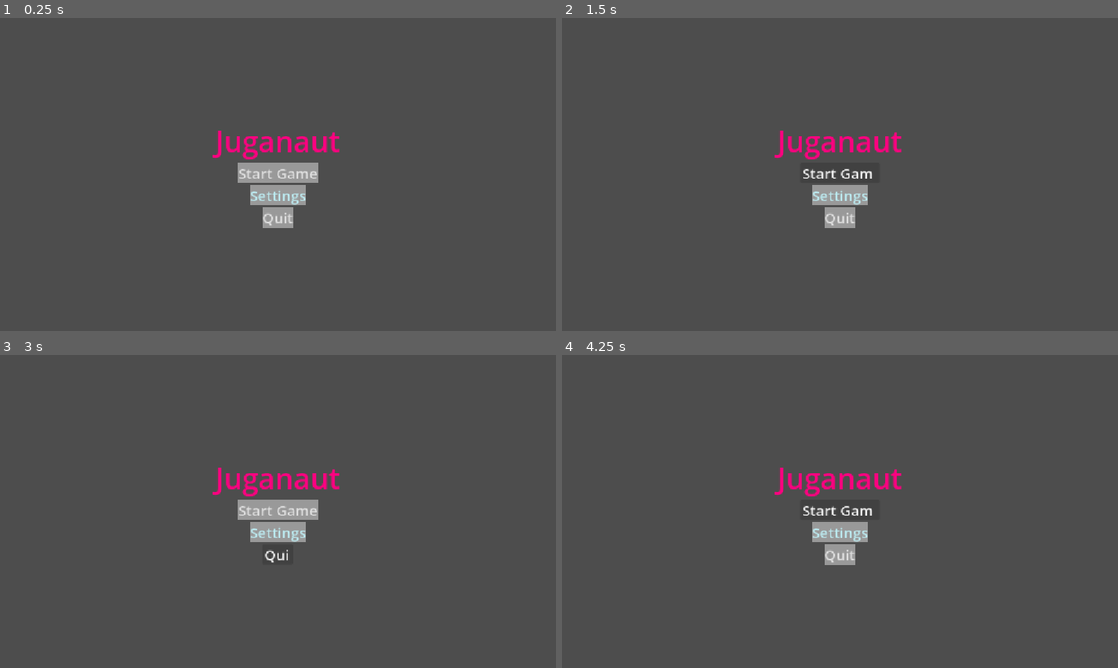
Above: before the commit, frames 1-4 (two rows, left to right).
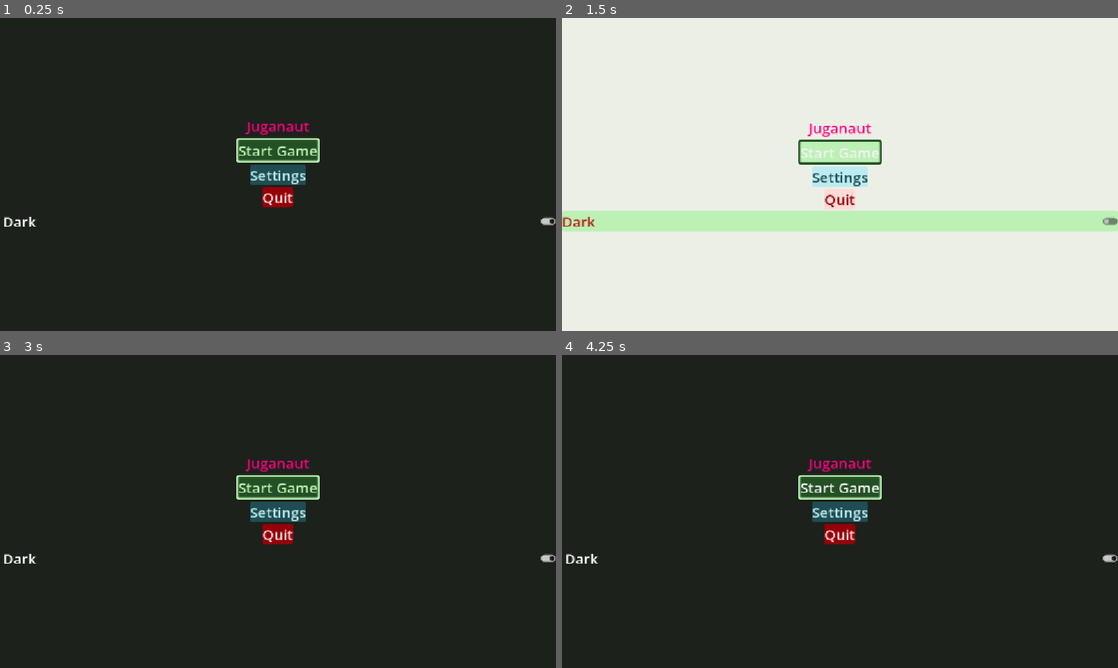
Above: after the commit, the same moments.

Repository: SirVincelot24/juganaut-godot
Game: Godot game, scene res://scenes/MainMenu.tscn
Two runs of this game, one before a commit and one after it. Both use one fixed random seed, a clock stepped at 60 frames per second and the inputs below.
Inputs (mouse positions are in pixels of both pictures, inside the frame that each line leads up to):
- Up to frame 1 (0.25 s): no input
- Up to frame 2 (1.5 s): click (840, 221) at 0.5 s, where only the run after the commit has a clickable "Dark"; click "Start Game" at 1.25 s
- Up to frame 3 (3 s): click "Start Game" at 2 s; click (278, 558) at 2.75 s, where only the run after the commit has a clickable "Dark"
- Up to frame 4 (4.25 s): click "Start Game" at 3.5 s

The runs differ from the first frame. In frame 1, 100% of the frame differs, in the area x 0-100%, y 0-100%; in frame 2, 100%; in frame 3, 100%; in frame 4, 100%.

Commit message:
add basic main menu styling using themeGen

Diff:
--- a/project.godot
+++ b/project.godot
@@ -25,7 +25,6 @@
 
 [display]
 
-window/size/mode=2
 window/stretch/mode="canvas_items"
 window/stretch/aspect="expand"
 
--- a/scenes/MainMenu.tscn
+++ b/scenes/MainMenu.tscn
@@ -1,16 +1,23 @@
 [gd_scene format=3 uid="uid://e44s83b1qdo4"]
 
-[ext_resource type="Theme" uid="uid://crsft51r0vgyc" path="res://themes/mainTheme.tres" id="1_h7a2f"]
+[ext_resource type="Script" uid="uid://dd4mu46yxw0bf" path="res://scripts/UI/dark_button.gd" id="2_eiy7p"]
 [ext_resource type="AudioStream" uid="uid://byiwq5p3lhvxr" path="res://audio/music/menu_loop.wav" id="3_2wh52"]
 
-[node name="Control" type="Control" unique_id=1272733835]
+[node name="UI" type="Control" unique_id=1272733835]
 layout_mode = 3
 anchors_preset = 15
 anchor_right = 1.0
 anchor_bottom = 1.0
 grow_horizontal = 2
 grow_vertical = 2
-theme = ExtResource("1_h7a2f")
+
+[node name="Panel" type="Panel" parent="." unique_id=1833618888]
+layout_mode = 1
+anchors_preset = 15
+anchor_right = 1.0
+anchor_bottom = 1.0
+grow_horizontal = 2
+grow_vertical = 2
 
 [node name="VBoxContainer" type="VBoxContainer" parent="." unique_id=724782224]
 layout_mode = 1
@@ -30,6 +37,7 @@
 [node name="Start" type="Button" parent="VBoxContainer" unique_id=350605826]
 layout_mode = 2
 size_flags_horizontal = 4
+theme_type_variation = &"StartButton"
 text = "start_game"
 
 [node name="Settings" type="Button" parent="VBoxContainer" unique_id=1513830552]
@@ -41,7 +49,14 @@
 [node name="Quit" type="Button" parent="VBoxContainer" unique_id=98152750]
 layout_mode = 2
 size_flags_horizontal = 4
+theme_type_variation = &"QuitButton"
 text = "quit"
+
+[node name="CheckButton" type="CheckButton" parent="VBoxContainer" unique_id=456723902]
+layout_mode = 2
+button_pressed = true
+text = "dark"
+script = ExtResource("2_eiy7p")
 
 [node name="Music" type="AudioStreamPlayer" parent="." unique_id=2109275629]
 stream = ExtResource("3_2wh52")
--- a/scripts/color_scheme.gd
+++ b/scripts/UI/color_scheme.gd
@@ -1,8 +1,8 @@
 class_name ColorScheme
 var primary: Color
 var onPrimary: Color
-static var primaryContainer: Color
-static var onPrimaryContainer: Color
+var primaryContainer: Color
+var onPrimaryContainer: Color
 var secondary: Color
 var onSecondary: Color
 var secondaryContainer: Color
--- a/scripts/UI/dark_button.gd
+++ b/scripts/UI/dark_button.gd
@@ -2,17 +2,3 @@
 
 func _toggled(toggled_on: bool) -> void:
 	ThemeManager.toggle_theme()
-
-func _ready() -> void:
-	update_colors()
-
-func update_colors():
-	var text_color := \
-	#get_theme_color("onPrimaryContainer")
-	ThemeManager.theme.onPrimaryContainer
-	var btn_clr := \
-	ThemeManager.theme.primaryContainer
-	#get_theme_color("primaryContainer")
-
-	add_theme_color_override("font_color", text_color)
-	add_theme_color_override("button_checked_color", btn_clr)
--- a/themes/dark_theme.gd
+++ b/scripts/UI/dark_theme.gd
@@ -1,5 +1,5 @@
 extends Node
-static var theme = ColorScheme.new(
+var theme = ColorScheme.new(
 	Color("#A0D39A"), # primary
 	Color("#093910"), # onPrimary
 	Color("#235024"), # primaryContainer
--- a/themes/light_theme.gd
+++ b/scripts/UI/light_theme.gd
@@ -1,5 +1,5 @@
 extends Node
-static var theme = ColorScheme.new(
+var theme = ColorScheme.new(
 Color("#3B693A"), # primary
 Color("#FFFFFF"), # onPrimary
 Color("#BCF0B5"), # primaryContainer
--- /dev/null
+++ b/scripts/UI/theme_gen.gd
@@ -0,0 +1,59 @@
+@tool
+extends ProgrammaticTheme
+
+var LIGHT_THEME = load("res://scripts/UI/light_theme.gd").new()
+var DARK_THEME = load("res://scripts/UI/dark_theme.gd").new()
+
+var default_font_size = 30
+var color_scheme: ColorScheme
+
+func setup_dark_theme():
+	set_save_path("res://themes/generated/dark_theme.tres")
+	color_scheme = DARK_THEME.theme
+func setup_light_theme():
+	set_save_path("res://themes/generated/light_theme.tres")
+	color_scheme = LIGHT_THEME.theme
+
+func define_theme():
+	var normalButtonBg = stylebox_flat({
+			bg_color = color_scheme.primaryContainer,
+			corner_ = corner_radius(5)
+		})
+	var startButtonBg = inherit(normalButtonBg, {
+			bg_color = color_scheme.primaryContainer,
+			border_color = color_scheme.onPrimaryContainer,
+			border_ = border_width(5)
+		})
+	var settingsButtonBg = inherit(normalButtonBg, {
+			bg_color = color_scheme.tertiaryContainer
+		})
+	var quitButtonBg = inherit(normalButtonBg, {
+			bg_color = color_scheme.errorContainer
+		})
+
+	define_default_font_size(default_font_size)
+	define_style("Button", {
+		font_color = color_scheme.error,
+		normal = normalButtonBg,
+		hover = normalButtonBg
+	})
+	define_variant_style("StartButton", "Button", {
+		font_color = color_scheme.onPrimaryContainer,
+		normal = startButtonBg,
+		hover = startButtonBg
+	})
+	define_variant_style("SettingsButton", "Button", {
+		font_color = color_scheme.onTertiaryContainer,
+		normal = settingsButtonBg,
+		hover = settingsButtonBg
+	})
+	define_variant_style("QuitButton", "Button", {
+		font_color = color_scheme.onErrorContainer,
+		normal = quitButtonBg,
+		hover = quitButtonBg
+	})
+	define_style("Panel", {
+		panel = stylebox_flat({
+			bg_color = color_scheme.surfaceContainer
+		})
+	})
--- /dev/null
+++ b/scripts/UI/theme_manager.gd
@@ -0,0 +1,20 @@
+extends Node
+
+signal theme_changed
+
+const LIGHT_THEME = preload("res://themes/generated/light_theme.tres")
+const DARK_THEME = preload("res://themes/generated/dark_theme.tres")
+
+var is_dark := true
+
+func set_dark_mode(enabled: bool):
+	is_dark = enabled
+	var theme = DARK_THEME if is_dark else LIGHT_THEME
+	get_tree().root.theme = theme
+	theme_changed.emit()
+
+func toggle_theme():
+	set_dark_mode(!is_dark)
+
+func _ready() -> void:
+	set_dark_mode(true)
--- a/scripts/theme_manager.gd
+++ /dev/null
@@ -1,26 +0,0 @@
-extends Node
-
-signal theme_changed
-
-const LIGHT_THEME = preload("res://themes/light_theme.gd")
-const DARK_THEME = preload("res://themes/dark_theme.gd")
-const MAIN_THEME = preload("res://themes/mainTheme.tres")
-
-var is_dark := true
-var theme: ColorScheme = DARK_THEME.theme
-
-func set_dark_mode(enabled: bool):
-	is_dark = enabled
-	theme = DARK_THEME.theme if is_dark else LIGHT_THEME.theme
-	test()
-	theme_changed.emit()
-
-func toggle_theme():
-	set_dark_mode(!is_dark)
-
-func _ready() -> void:
-	set_dark_mode(true)
-
-func test():
-	MAIN_THEME.set_color("font_color", "SettingsButton", theme.onTertiaryContainer)
-	MAIN_THEME.set_stylebox("normal", "Button", StyleBoxFlat.new())
--- /dev/null
+++ b/themes/generated/dark_theme.tres
@@ -0,0 +1,89 @@
+[gd_resource type="Theme" format=3 uid="uid://bkwqmr4781osm"]
+
+[sub_resource type="StyleBoxFlat" id="StyleBoxFlat_0eqlg"]
+bg_color = Color(0.13725491, 0.3137255, 0.14117648, 1)
+corner_radius_top_left = 5
+corner_radius_top_right = 5
+corner_radius_bottom_right = 5
+corner_radius_bottom_left = 5
+
+[sub_resource type="StyleBoxFlat" id="StyleBoxFlat_j2u8l"]
+bg_color = Color(0.13725491, 0.3137255, 0.14117648, 1)
+corner_radius_top_left = 5
+corner_radius_top_right = 5
+corner_radius_bottom_right = 5
+corner_radius_bottom_left = 5
+
+[sub_resource type="StyleBoxFlat" id="StyleBoxFlat_fxpqm"]
+bg_color = Color(0.10980392, 0.12941177, 0.105882354, 1)
+
+[sub_resource type="StyleBoxFlat" id="StyleBoxFlat_e1sh1"]
+bg_color = Color(0.5764706, 0, 0.039215688, 1)
+corner_radius_top_left = 5
+corner_radius_top_right = 5
+corner_radius_bottom_right = 5
+corner_radius_bottom_left = 5
+
+[sub_resource type="StyleBoxFlat" id="StyleBoxFlat_3adve"]
+bg_color = Color(0.5764706, 0, 0.039215688, 1)
+corner_radius_top_left = 5
+corner_radius_top_right = 5
+corner_radius_bottom_right = 5
+corner_radius_bottom_left = 5
+
+[sub_resource type="StyleBoxFlat" id="StyleBoxFlat_ojq6m"]
+bg_color = Color(0.12156863, 0.3019608, 0.32156864, 1)
+corner_radius_top_left = 5
+corner_radius_top_right = 5
+corner_radius_bottom_right = 5
+corner_radius_bottom_left = 5
+
+[sub_resource type="StyleBoxFlat" id="StyleBoxFlat_ixtsc"]
+bg_color = Color(0.12156863, 0.3019608, 0.32156864, 1)
+corner_radius_top_left = 5
+corner_radius_top_right = 5
+corner_radius_bottom_right = 5
+corner_radius_bottom_left = 5
+
+[sub_resource type="StyleBoxFlat" id="StyleBoxFlat_6tylp"]
+bg_color = Color(0.13725491, 0.3137255, 0.14117648, 1)
+border_width_left = 5
+border_width_top = 5
+border_width_right = 5
+border_width_bottom = 5
+border_color = Color(0.7372549, 0.9411765, 0.70980394, 1)
+corner_radius_top_left = 5
+corner_radius_top_right = 5
+corner_radius_bottom_right = 5
+corner_radius_bottom_left = 5
+
+[sub_resource type="StyleBoxFlat" id="StyleBoxFlat_58lkh"]
+bg_color = Color(0.13725491, 0.3137255, 0.14117648, 1)
+border_width_left = 5
+border_width_top = 5
+border_width_right = 5
+border_width_bottom = 5
+border_color = Color(0.7372549, 0.9411765, 0.70980394, 1)
+corner_radius_top_left = 5
+corner_radius_top_right = 5
+corner_radius_bottom_right = 5
+corner_radius_bottom_left = 5
+
+[resource]
+default_font_size = 30
+Button/colors/font_color = Color(1, 0.7058824, 0.67058825, 1)
+Button/styles/hover = SubResource("StyleBoxFlat_0eqlg")
+Button/styles/normal = SubResource("StyleBoxFlat_j2u8l")
+Panel/styles/panel = SubResource("StyleBoxFlat_fxpqm")
+QuitButton/base_type = &"Button"
+QuitButton/colors/font_color = Color(1, 0.85490197, 0.8392157, 1)
+QuitButton/styles/hover = SubResource("StyleBoxFlat_e1sh1")
+QuitButton/styles/normal = SubResource("StyleBoxFlat_3adve")
+SettingsButton/base_type = &"Button"
+SettingsButton/colors/font_color = Color(0.7372549, 0.92156863, 0.94509804, 1)
+SettingsButton/styles/hover = SubResource("StyleBoxFlat_ojq6m")
+SettingsButton/styles/normal = SubResource("StyleBoxFlat_ixtsc")
+StartButton/base_type = &"Button"
+StartButton/colors/font_color = Color(0.7372549, 0.9411765, 0.70980394, 1)
+StartButton/styles/hover = SubResource("StyleBoxFlat_6tylp")
+StartButton/styles/normal = SubResource("StyleBoxFlat_58lkh")
--- /dev/null
+++ b/themes/generated/light_theme.tres
@@ -0,0 +1,89 @@
+[gd_resource type="Theme" format=3 uid="uid://es8uuexlu273"]
+
+[sub_resource type="StyleBoxFlat" id="StyleBoxFlat_w2p8f"]
+bg_color = Color(0.7372549, 0.9411765, 0.70980394, 1)
+corner_radius_top_left = 5
+corner_radius_top_right = 5
+corner_radius_bottom_right = 5
+corner_radius_bottom_left = 5
+
+[sub_resource type="StyleBoxFlat" id="StyleBoxFlat_c4rc8"]
+bg_color = Color(0.7372549, 0.9411765, 0.70980394, 1)
+corner_radius_top_left = 5
+corner_radius_top_right = 5
+corner_radius_bottom_right = 5
+corner_radius_bottom_left = 5
+
+[sub_resource type="StyleBoxFlat" id="StyleBoxFlat_m6xtc"]
+bg_color = Color(0.9254902, 0.9372549, 0.9019608, 1)
+
+[sub_resource type="StyleBoxFlat" id="StyleBoxFlat_qha0b"]
+bg_color = Color(1, 0.85490197, 0.8392157, 1)
+corner_radius_top_left = 5
+corner_radius_top_right = 5
+corner_radius_bottom_right = 5
+corner_radius_bottom_left = 5
+
+[sub_resource type="StyleBoxFlat" id="StyleBoxFlat_15x4i"]
+bg_color = Color(1, 0.85490197, 0.8392157, 1)
+corner_radius_top_left = 5
+corner_radius_top_right = 5
+corner_radius_bottom_right = 5
+corner_radius_bottom_left = 5
+
+[sub_resource type="StyleBoxFlat" id="StyleBoxFlat_it0uy"]
+bg_color = Color(0.7372549, 0.92156863, 0.94509804, 1)
+corner_radius_top_left = 5
+corner_radius_top_right = 5
+corner_radius_bottom_right = 5
+corner_radius_bottom_left = 5
+
+[sub_resource type="StyleBoxFlat" id="StyleBoxFlat_2gs5e"]
+bg_color = Color(0.7372549, 0.92156863, 0.94509804, 1)
+corner_radius_top_left = 5
+corner_radius_top_right = 5
+corner_radius_bottom_right = 5
+corner_radius_bottom_left = 5
+
+[sub_resource type="StyleBoxFlat" id="StyleBoxFlat_a6y4y"]
+bg_color = Color(0.7372549, 0.9411765, 0.70980394, 1)
+border_width_left = 5
+border_width_top = 5
+border_width_right = 5
+border_width_bottom = 5
+border_color = Color(0.13725491, 0.3137255, 0.14117648, 1)
+corner_radius_top_left = 5
+corner_radius_top_right = 5
+corner_radius_bottom_right = 5
+corner_radius_bottom_left = 5
+
+[sub_resource type="StyleBoxFlat" id="StyleBoxFlat_ghbgf"]
+bg_color = Color(0.7372549, 0.9411765, 0.70980394, 1)
+border_width_left = 5
+border_width_top = 5
+border_width_right = 5
+border_width_bottom = 5
+border_color = Color(0.13725491, 0.3137255, 0.14117648, 1)
+corner_radius_top_left = 5
+corner_radius_top_right = 5
+corner_radius_bottom_right = 5
+corner_radius_bottom_left = 5
+
+[resource]
+default_font_size = 30
+Button/colors/font_color = Color(0.7294118, 0.101960786, 0.101960786, 1)
+Button/styles/hover = SubResource("StyleBoxFlat_w2p8f")
+Button/styles/normal = SubResource("StyleBoxFlat_c4rc8")
+Panel/styles/panel = SubResource("StyleBoxFlat_m6xtc")
+QuitButton/base_type = &"Button"
+QuitButton/colors/font_color = Color(0.5764706, 0, 0.039215688, 1)
+QuitButton/styles/hover = SubResource("StyleBoxFlat_qha0b")
+QuitButton/styles/normal = SubResource("StyleBoxFlat_15x4i")
+SettingsButton/base_type = &"Button"
+SettingsButton/colors/font_color = Color(0.12156863, 0.3019608, 0.32156864, 1)
+SettingsButton/styles/hover = SubResource("StyleBoxFlat_it0uy")
+SettingsButton/styles/normal = SubResource("StyleBoxFlat_2gs5e")
+StartButton/base_type = &"Button"
+StartButton/colors/font_color = Color(0.13725491, 0.3137255, 0.14117648, 1)
+StartButton/styles/hover = SubResource("StyleBoxFlat_a6y4y")
+StartButton/styles/normal = SubResource("StyleBoxFlat_ghbgf")
Renamed: scripts/color_scheme.gd.uid -> scripts/UI/color_scheme.gd.uid
Renamed: themes/dark_theme.gd.uid -> scripts/UI/dark_theme.gd.uid
Renamed: themes/light_theme.gd.uid -> scripts/UI/light_theme.gd.uid
Not shown, added: scripts/UI/theme_gen.gd.uid
Renamed: scripts/theme_manager.gd.uid -> scripts/UI/theme_manager.gd.uid
